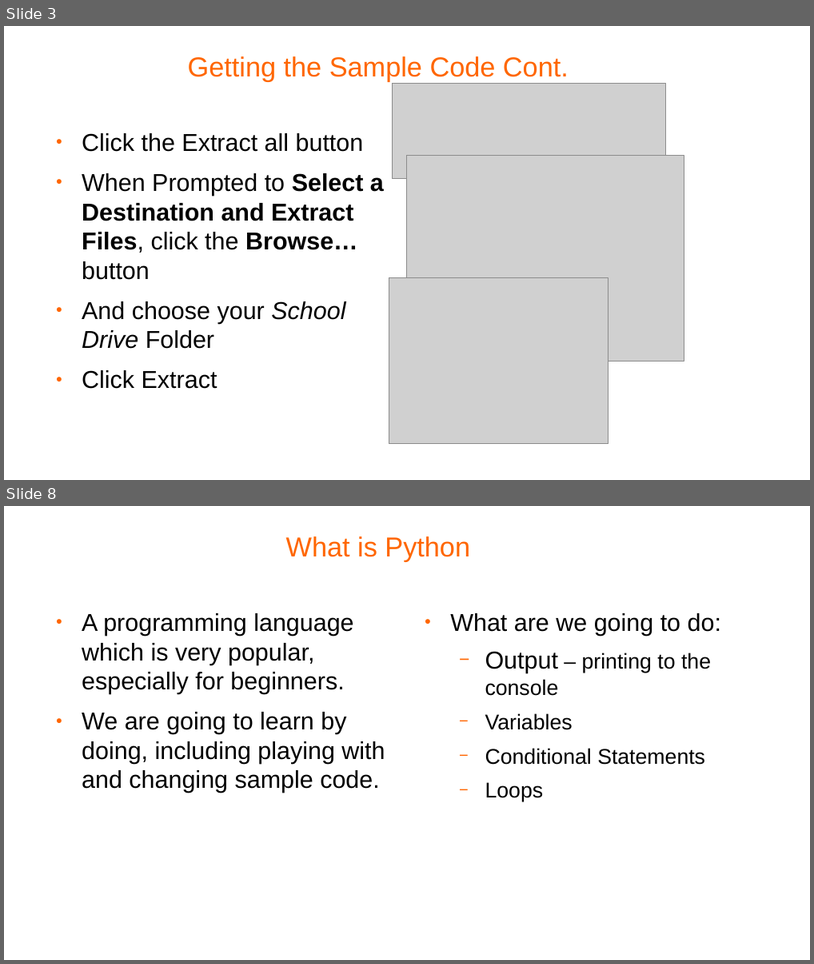
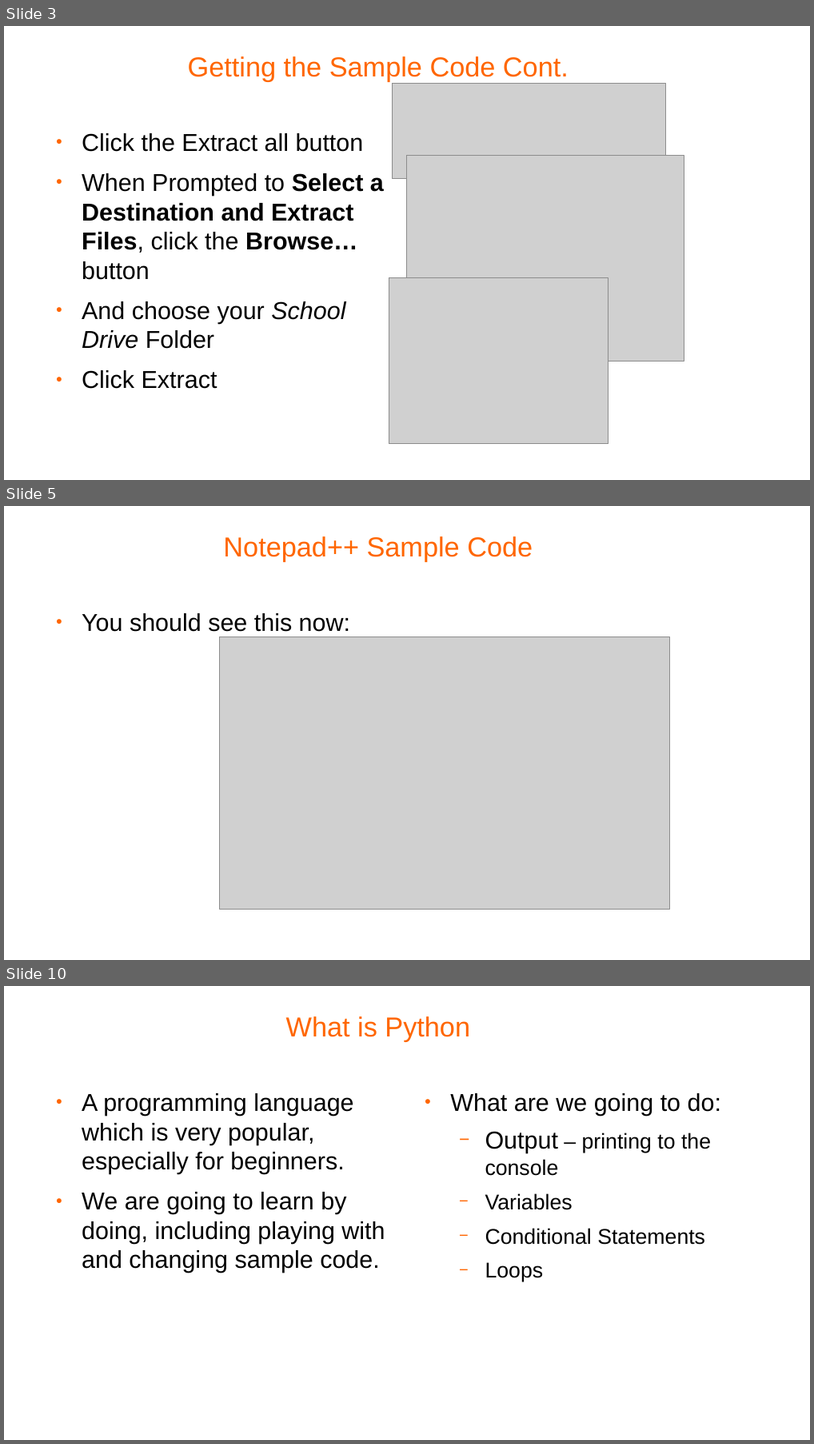
Before and after one commit to pellcorp/coding, a slide deck: docs/python coding.odp. Shown one above the other, each under a label of ours: slides 3 and 8 before the commit, slides 3, 5 and 10 after it; the slides between them are not shown. The pictures are 814x964 and 814x1444 pixels, drawn with LibreOffice and Linux fonts; fonts in the diff are those of the drawing; grey boxes stand for pictures; background and template pictures are left out. Boxes give left, top, right and bottom in pixels: in the first picture for what was removed or moved away, otherwise in the second. Text is boxed around its words. In the diff, an @@ line names an element or a change of style, - is before the commit and + after.

Commit message:
added notepad++ version

```diff
--- a/docs/python coding.odp
+++ b/docs/python coding.odp
@@ slide 5 added at (x1=4, y1=506, x2=810, y2=960), background #FFFFFF @@
@@ title added at (x1=223, y1=536, x2=533, y2=561), 27 pt, text #FF6600 @@
+Notepad++ Sample Code
@@ text added at (x1=82, y1=613, x2=350, y2=632), 24 pt, text #000000 @@
+● You should see this now:
@@ picture added at (x1=220, y1=637, x2=670, y2=909) @@
@@ what was slide 8 is now slide 10 @@
```
Also in this commit, not shown: 4 slides changed, 1 other slide added, 1 other file.
